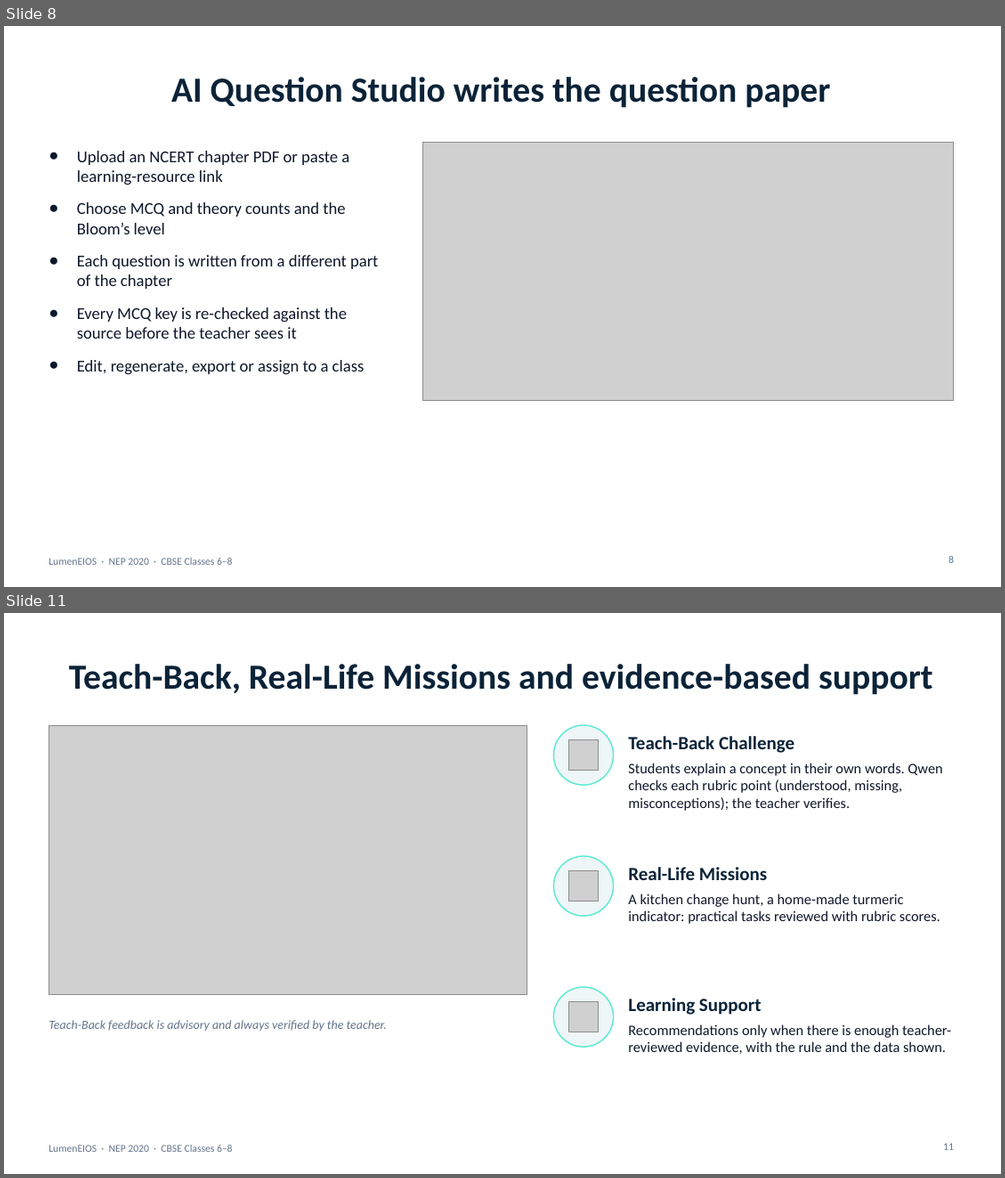
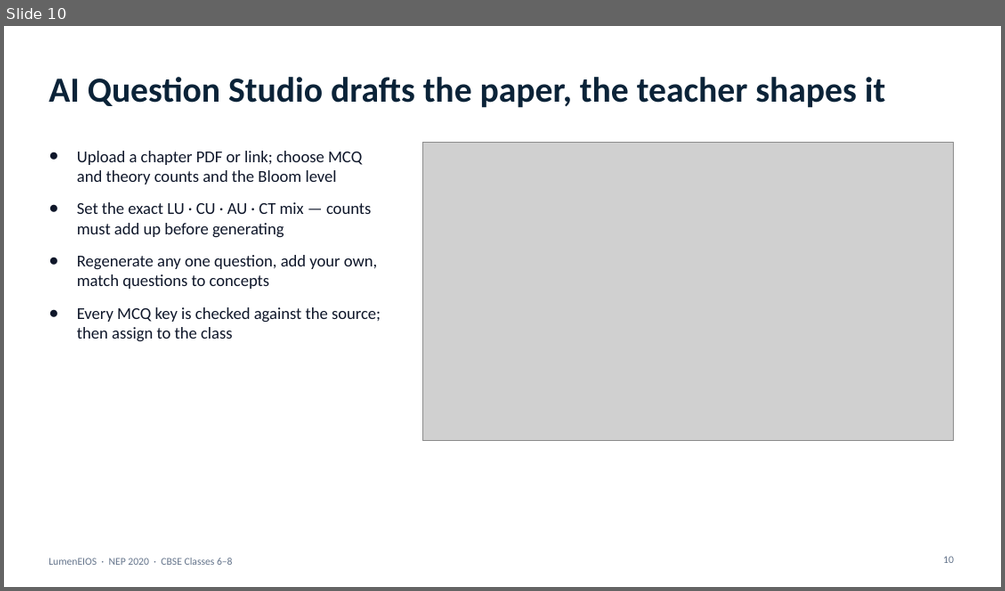
Before and after one commit to Agamjot0123/LumenEIOS, a slide deck: demo/presentation/LumenEIOS_Presentation.pptx. Shown one above the other, each under a label of ours: slides 8 and 11 before the commit, slide 10 after it; the slides between them are not shown. The pictures are 1005x1178 and 1005x591 pixels, drawn with LibreOffice and Linux fonts; fonts in the diff are those of the drawing; grey boxes stand for pictures. Boxes give left, top, right and bottom in pixels: in the first picture for what was removed or moved away, otherwise in the second. Text is boxed around its words. In the diff, an @@ line names an element or a change of style, - is before the commit and + after.

```diff
--- a/demo/presentation/LumenEIOS_Presentation.pptx
+++ b/demo/presentation/LumenEIOS_Presentation.pptx
@@ slide 11 removed at bbox=[4, 613, 1001, 1174], background #FFFFFF; not listed: 1 template element that a slide beside it also shows @@
@@ title removed at bbox=[69, 664, 933, 695] @@
-Teach-Back, Real-Life Missions and evidence-based support
@@ picture removed at bbox=[48, 725, 527, 995] @@
@@ ellipse removed at bbox=[554, 725, 614, 785] @@
@@ picture removed at bbox=[568, 740, 599, 770] @@
@@ text removed at bbox=[628, 736, 794, 753] @@
-Teach-Back Challenge
@@ text removed at bbox=[628, 763, 942, 811] @@
-Students explain a concept in their own words. Qwen checks each rubric point (understood, missing, misconceptions); the teacher verifies.
@@ ellipse removed at bbox=[554, 856, 614, 916] @@
@@ picture removed at bbox=[568, 871, 599, 900] @@
@@ text removed at bbox=[628, 867, 767, 880] @@
-Real-Life Missions
@@ text removed at bbox=[628, 893, 940, 924] @@
-A kitchen change hunt, a home-made turmeric indicator: practical tasks reviewed with rubric scores.
@@ ellipse removed at bbox=[554, 987, 614, 1046] @@
@@ picture removed at bbox=[568, 1002, 599, 1032] @@
@@ text removed at bbox=[628, 997, 761, 1014] @@
-Learning Support
@@ text removed at bbox=[48, 1020, 387, 1030] @@
-Teach-Back feedback is advisory and always verified by the teacher.
@@ text removed at bbox=[628, 1024, 951, 1054] @@
-Recommendations only when there is enough teacher-reviewed evidence, with the rule and the data shown.
@@ page number removed at bbox=[943, 1143, 954, 1150] @@
-11
@@ what was slide 8 is now slide 10 @@
@@ slide 10 changed as well @@
@@ title at bbox=[48, 77, 885, 108]: text changed @@
-AI Question Studio writes the question paper
+AI Question Studio drafts the paper, the teacher shapes it
@@ text at bbox=[77, 151, 380, 341]: text changed @@
-● Upload an NCERT chapter PDF or paste a learning-resource link
-● Choose MCQ and theory counts and the Bloom’s level
-● Each question is written from a different part of the chapter
-● Every MCQ key is re-checked against the source before the teacher sees it
-● Edit, regenerate, export or assign to a class
+● Upload a chapter PDF or link; choose MCQ and theory counts and the Bloom level
+● Set the exact LU · CU · AU · CT mix — counts must add up before generating
+● Regenerate any one question, add your own, match questions to concepts
+● Every MCQ key is checked against the source; then assign to the class
@@ picture: place and size @@
-picture at bbox=[423, 142, 954, 400]
+picture at bbox=[423, 142, 954, 440]
@@ page number at bbox=[943, 556, 954, 563]: text changed @@
-8
+10
```
Also in this commit, not shown: 10 other slides changed, 9 slides added, 5 other slides removed, 8 other files.
